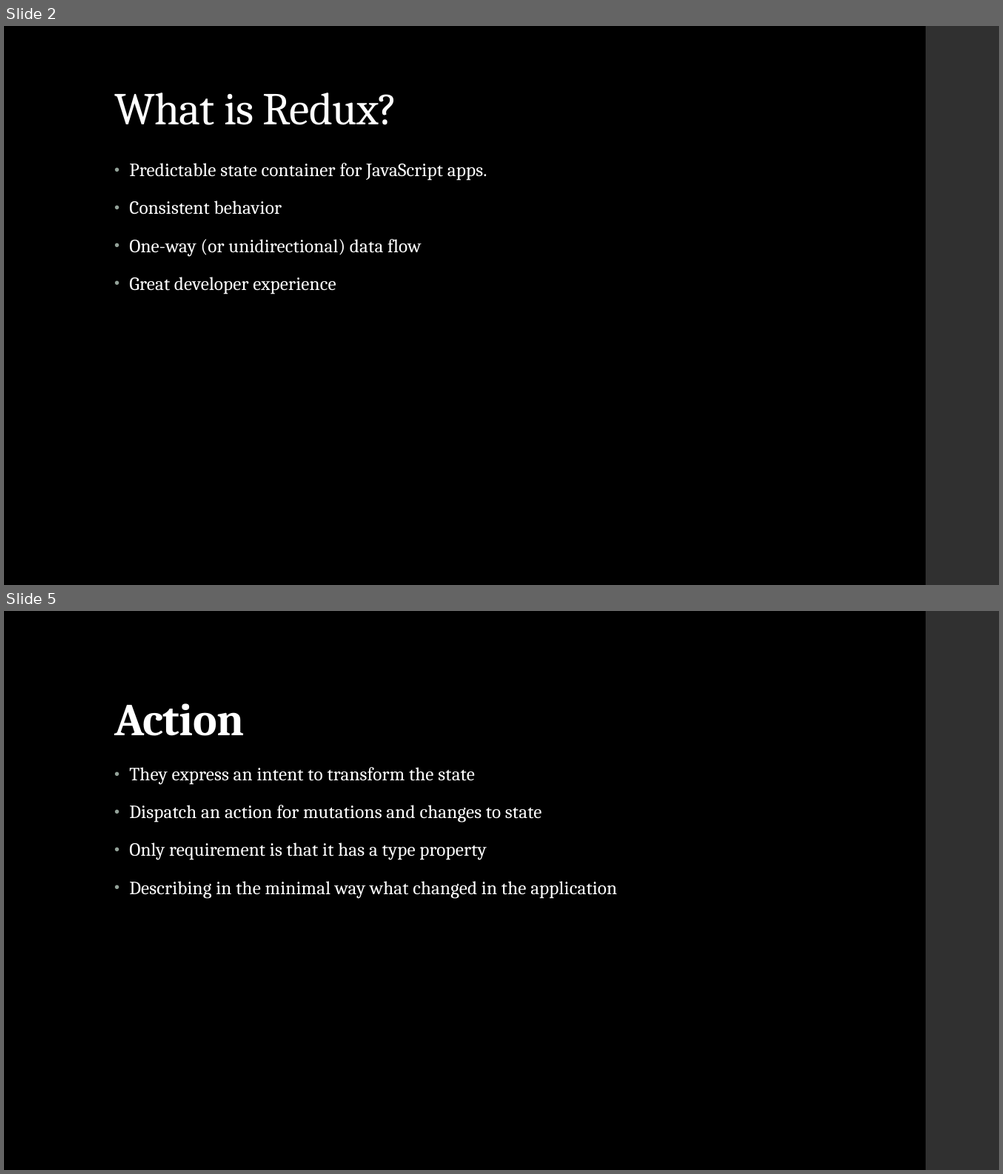
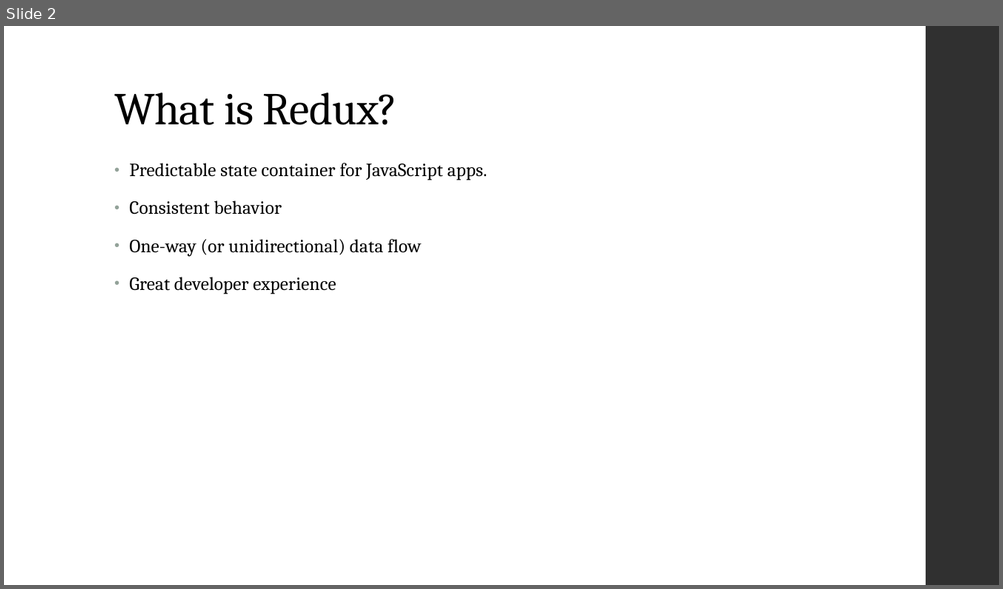
Before and after one commit to arunicus/tic-tac-toe, a slide deck: Redux.pptx. Shown one above the other, each under a label of ours: slides 2 and 5 before the commit, slide 2 after it; the slides between them are not shown. The pictures are 1003x1174 and 1003x589 pixels, drawn with LibreOffice and Linux fonts; fonts in the diff are those of the drawing. Boxes give left, top, right and bottom in pixels: in the first picture for what was removed or moved away, otherwise in the second. Text is boxed around its words. In the diff, an @@ line names an element or a change of style, - is before the commit and + after.

```diff
--- a/Redux.pptx
+++ b/Redux.pptx
@@ slide 5 removed at (4,611,999,1170), background #000000; not listed: 1 template element that a slide beside it also shows @@
@@ title removed at (114,703,244,736) @@
-Action
@@ text removed at (129,767,617,899) @@
-• They express an intent to transform the state
-• Dispatch an action for mutations and changes to state
-• Only requirement is that it has a type property
-• Describing in the minimal way what changed in the application
@@ slide 2 changed as well @@
@@ background #000000 to #FFFFFF @@
@@ title "What is Redux?" at (114,93,398,125): text colour #FFFFFF to #000000 @@
@@ text "Predictable state container for JavaScript ..." at (129,163,487,295): text colour #FFFFFF to #000000 @@
```
Also in this commit, not shown: 10 other slides changed, 4 other slides removed, 9 other files.
